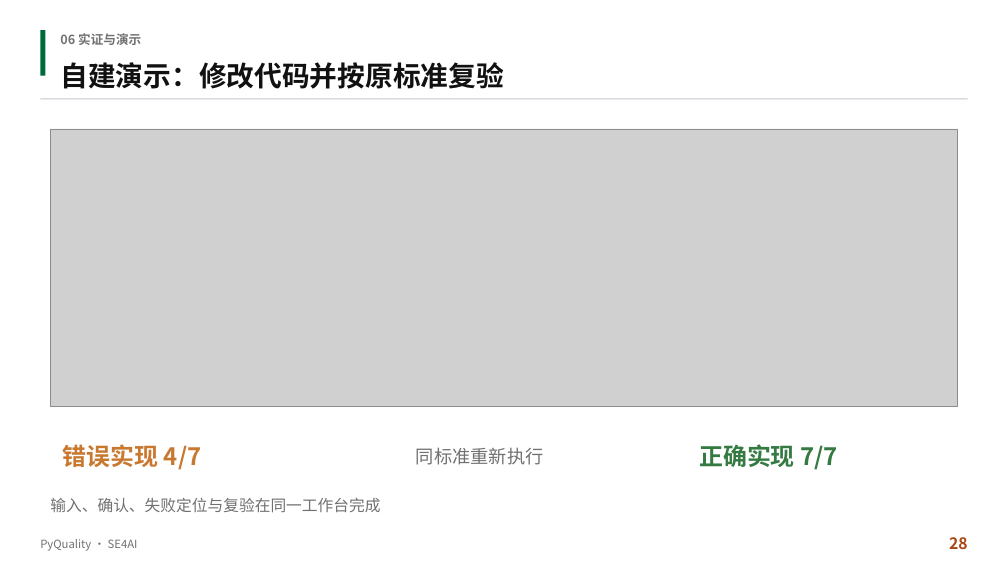
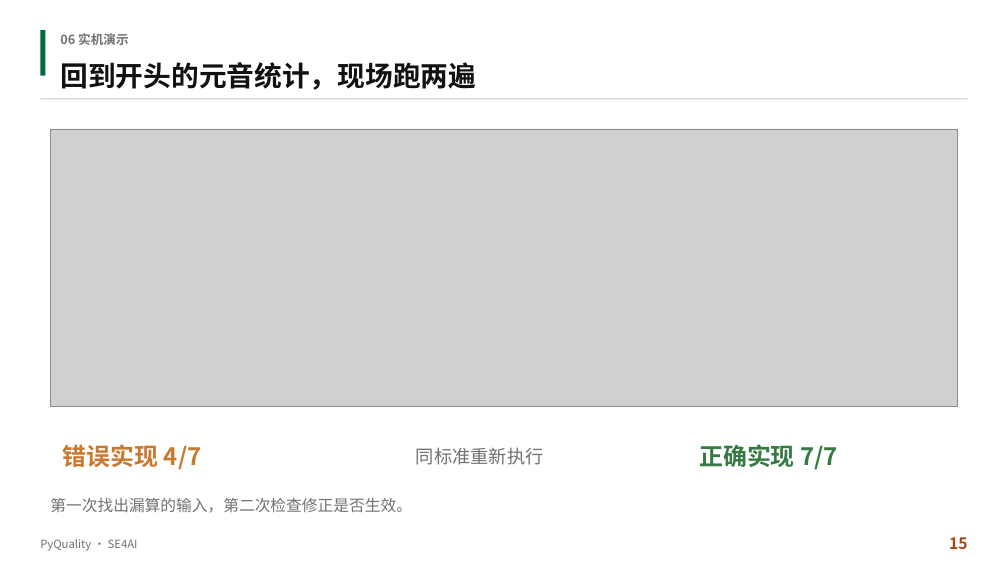
Before and after one commit to aCuttlefish/PyQuality, a slide deck: slide 15 of course-delivery/docs/汇报与实机演示/PyQuality_终期汇报.pptx (slide 28 before the commit). Drawn at 1008x567 pixels with LibreOffice and Linux fonts; fonts in the diff are those of the drawing; grey boxes stand for pictures. Boxes give left, top, right and bottom in pixels: in the first picture for what was removed or moved away, otherwise in the second. Text is boxed around its words. In the diff, an @@ line names an element or a change of style, - is before the commit and + after.

```diff
--- a/course-delivery/docs/汇报与实机演示/PyQuality_终期汇报.pptx
+++ b/course-delivery/docs/汇报与实机演示/PyQuality_终期汇报.pptx
@@ text at (60,33,128,45): text changed @@
-06 实证与演示
+06 实机演示
@@ text at (60,62,476,90): text changed @@
-自建演示：修改代码并按原标准复验
+回到开头的元音统计，现场跑两遍
@@ text at (50,498,412,513): text changed @@
-输入、确认、失败定位与复验在同一工作台完成
+第一次找出漏算的输入，第二次检查修正是否生效。
@@ text at (949,537,968,549): text changed @@
-28
+15
```
Also in this commit, not shown: 9 other slides changed, 6 slides added, 28 slides removed, 4 other files.
